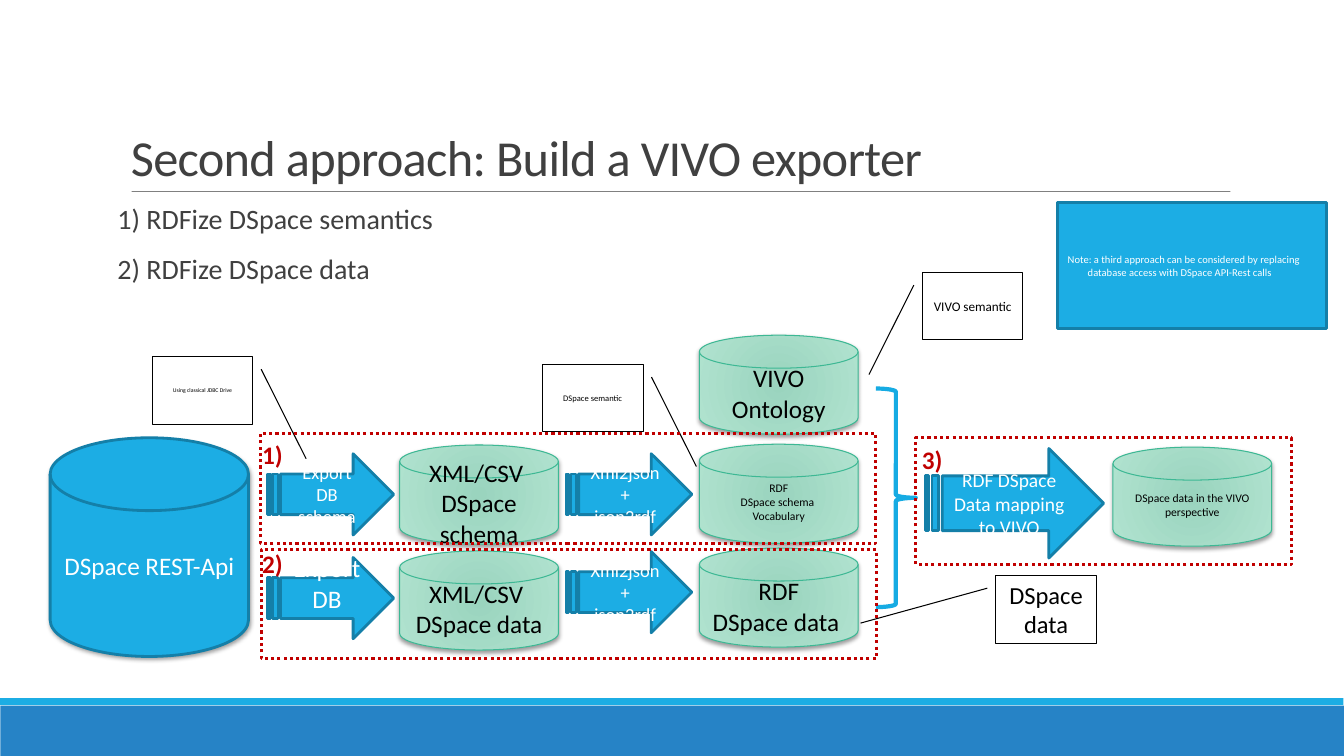
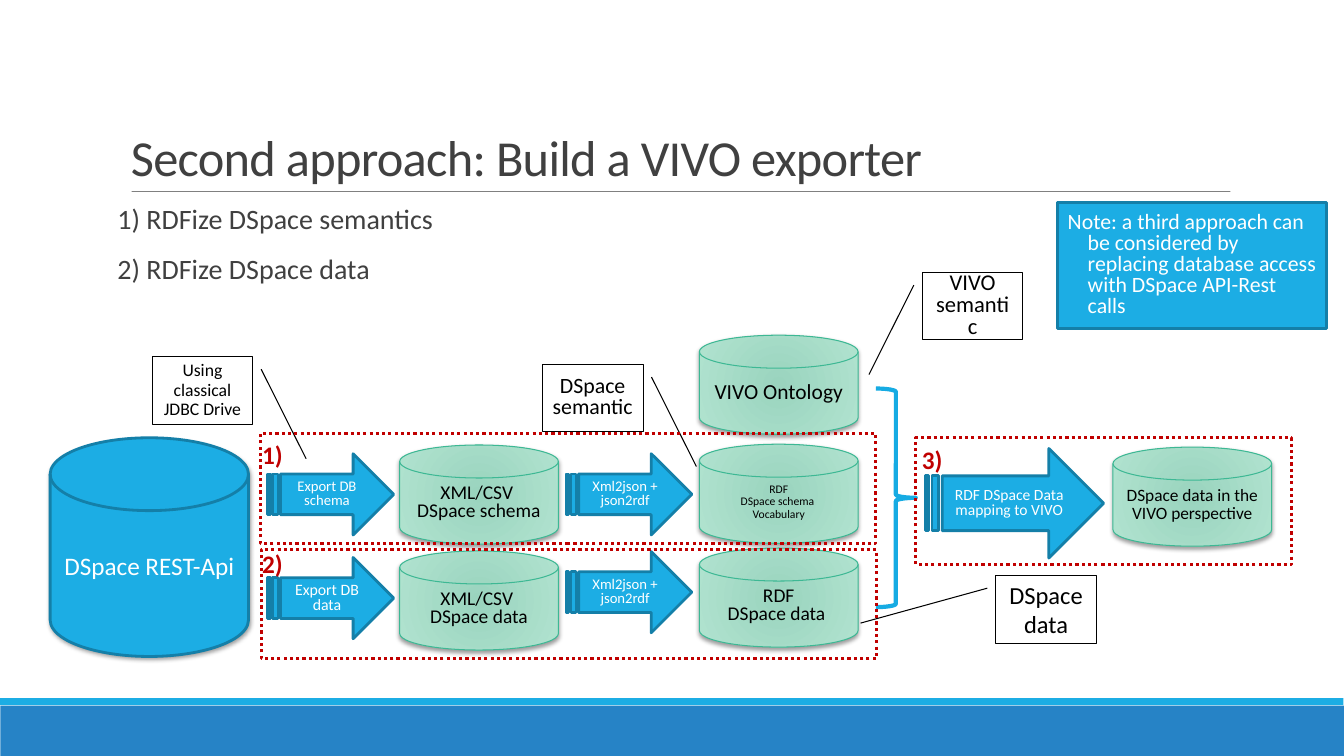
Before and after one commit to vivo-community/DSpace-VIVO, a slide deck: slide 4 of releng/org.vivoweb.dspacevivo.model.conceptual/Architectural Plan.pptx. Drawn at 1344x756 pixels with LibreOffice and Linux fonts; fonts in the diff are those of the drawing. Boxes give left, top, right and bottom in pixels: in the first picture for what was removed or moved away, otherwise in the second. Text is boxed around its words. In the diff, an @@ line names an element or a change of style, - is before the commit and + after.

Commit message:
Architecture uptdate - inclusion of DSpace Data Mediator proposal -

```diff
--- a/releng/org.vivoweb.dspacevivo.model.conceptual/Architectural Plan.pptx
+++ b/releng/org.vivoweb.dspacevivo.model.conceptual/Architectural Plan.pptx
@@ border callout "VIVO semantic" at (923,272,1023,340): size 9.4 to 16.1 pt; line spacing 1 to 0.8 @@
@@ rectangle "Note: a third approach can ..." at (1058,203,1327,330): size 7.6 to 15.7 pt; line spacing 1 to 0.8 @@
@@ border callout "Using classical JDBC Drive" at (152,357,253,424): size 4.1 to 12.6 pt; line spacing 1 to 0.9 @@
@@ cylinder "VIVO Ontology" at (700,336,858,435): size 18 to 15.3 pt; line spacing 1 to 0.9 @@
@@ border callout "DSpace semantic" at (542,365,643,433): size 6.1 to 15.6 pt; line spacing 1 to 0.8 @@
@@ cylinder "RDF" at (700,445,858,543): line spacing 1 to 0.9 @@
@@ striped right arrow "RDF DSpace Data mapping to ..." at (926,449,1104,559): size 13.9 to 11.2 pt; line spacing 1 to 0.8 @@
@@ cylinder "DSpace data in the VIVO ..." at (1113,448,1271,546): size 8.3 to 12.3 pt; line spacing 1 to 0.9 @@
@@ striped right arrow "Export DB data" at (268,558,394,639): size 18 to 11.2 pt; line spacing 1 to 0.8 @@
@@ size 13.1 to 10.4 pt; line spacing 1 to 0.8 in 3 elements at (268,454,394,535), (566,454,692,535), (566,552,692,633) @@
@@ size 18 to 13.9 pt; line spacing 1 to 0.8 in 3 elements at (400,445,559,543), (400,552,559,650), (700,548,858,647) @@
```
Also in this commit, not shown: 9 other slides changed, 1 slide added.
